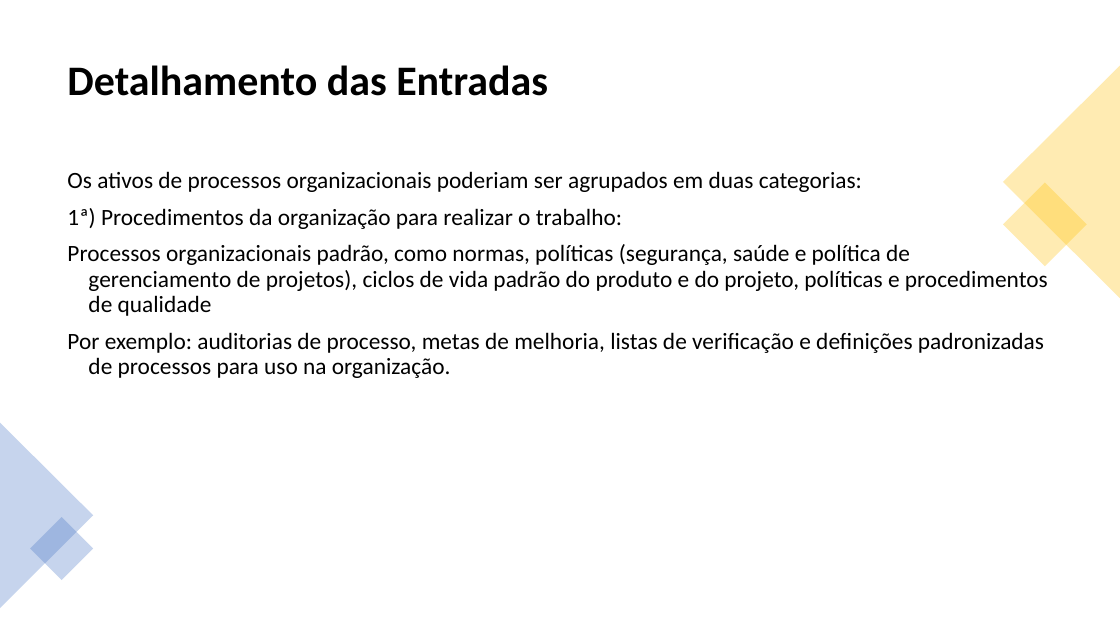
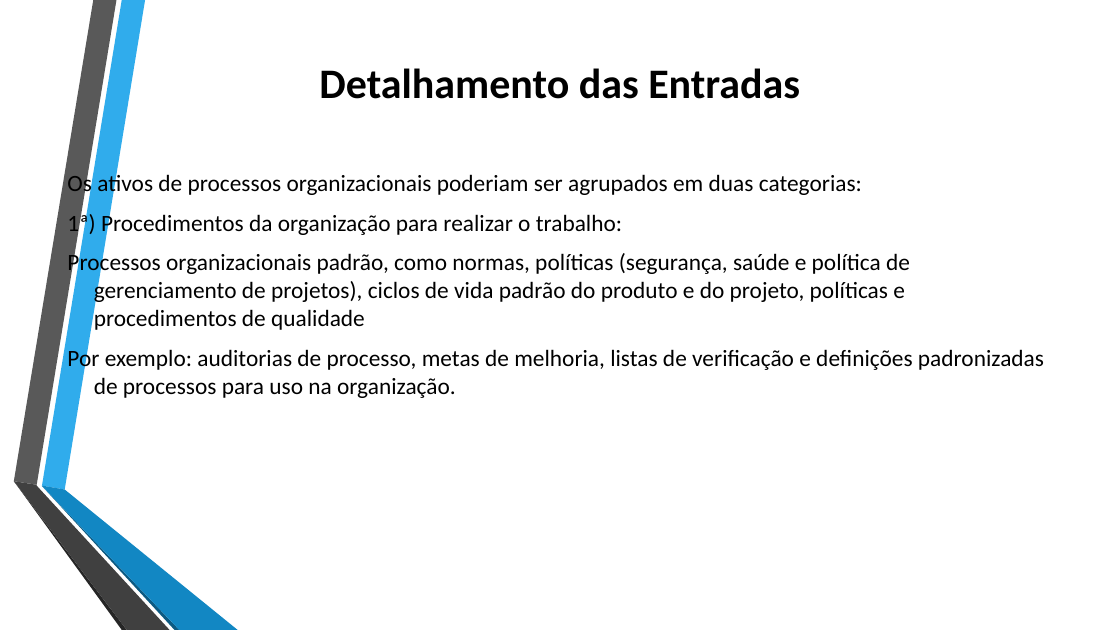
Before and after one commit to jharbes/ADMINISTRACAO-DE-REDES, a slide deck: slide 11 of RELATORIO PROVA P2/relatorio-pmbok-capitulo4-jharbes.pptx. Drawn at 1120x630 pixels with LibreOffice and Linux fonts; fonts in the diff are those of the drawing. Boxes give left, top, right and bottom in pixels: in the first picture for what was removed or moved away, otherwise in the second. Text is boxed around its words. In the diff, an @@ line names an element or a change of style, - is before the commit and + after.

```diff
--- a/RELATORIO PROVA P2/relatorio-pmbok-capitulo4-jharbes.pptx
+++ b/RELATORIO PROVA P2/relatorio-pmbok-capitulo4-jharbes.pptx
@@ title "Detalhamento das Entradas" at (319, 68, 800, 99): alignment left to centre; line spacing 0.9 to 1 @@
@@ triangle removed at (1003, 66, 1120, 298) @@
@@ text "Os ativos de processos organizacionais ..." at (67, 171, 1044, 398): indent changed; line spacing 0.9 to 1 @@
@@ rectangle removed at (1003, 183, 1088, 267) @@
@@ triangle removed at (0, 423, 93, 608) @@
@@ group added at (13, 0, 238, 630): 6 freeform shapes @@
@@ rectangle removed at (30, 517, 93, 580) @@
```
Also in this commit, not shown: 35 other slides changed, 12 slides added, 1 other file.
